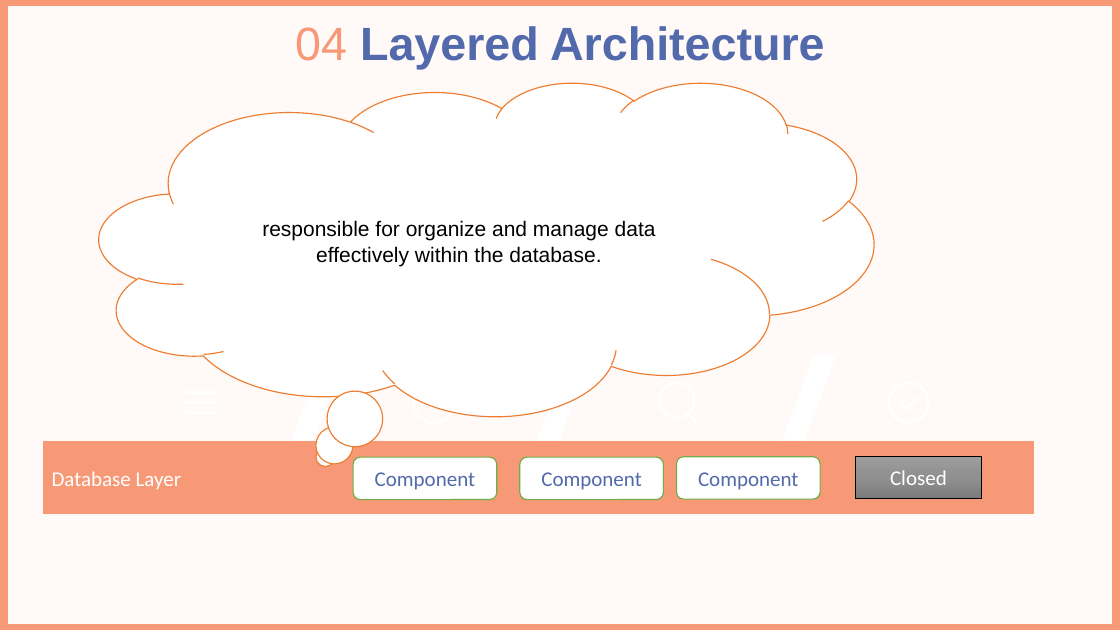
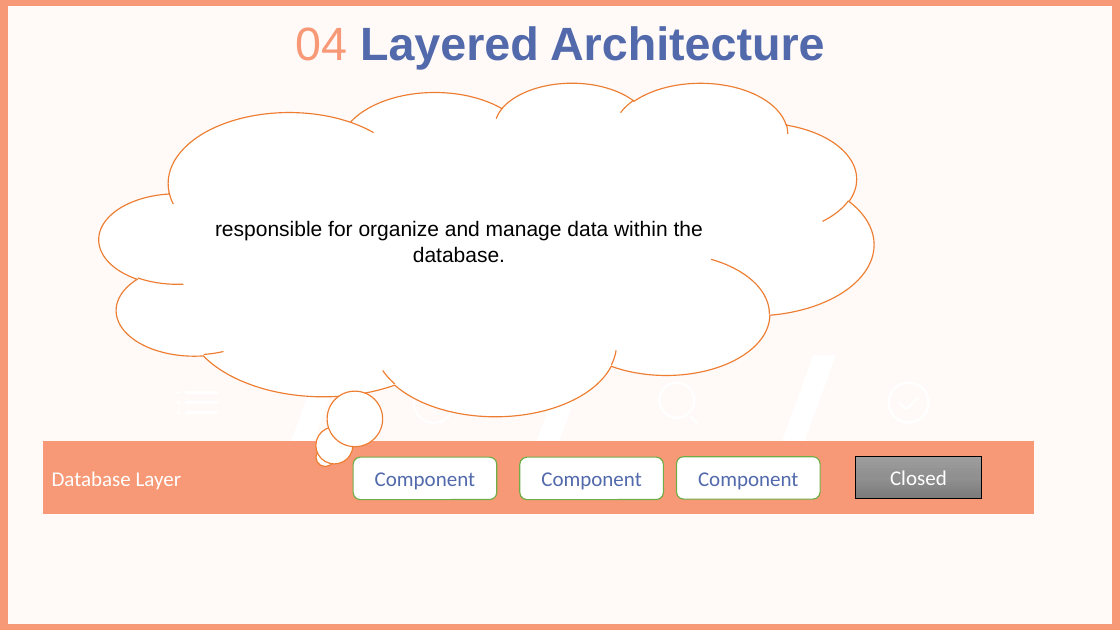
Before and after one commit to ahmedhammad111/SWE, a slide deck: slide 27 of SWE.pptx (slide 24 before the commit). Drawn at 1120x630 pixels with LibreOffice and Linux fonts; fonts in the diff are those of the drawing; background and template pictures are left out. Boxes give left, top, right and bottom in pixels: in the first picture for what was removed or moved away, otherwise in the second. Text is boxed around its words. In the diff, an @@ line names an element or a change of style, - is before the commit and + after.

```diff
--- a/SWE.pptx
+++ b/SWE.pptx
@@ text in thought cloud at (x1=215, y1=220, x2=703, y2=263): text changed @@
-responsible for organize and manage data effectively within the database.
+responsible for organize and manage data within the database.
```
Also in this commit, not shown: 27 other slides changed, 3 slides added, 2 slides removed, 3 other files.
